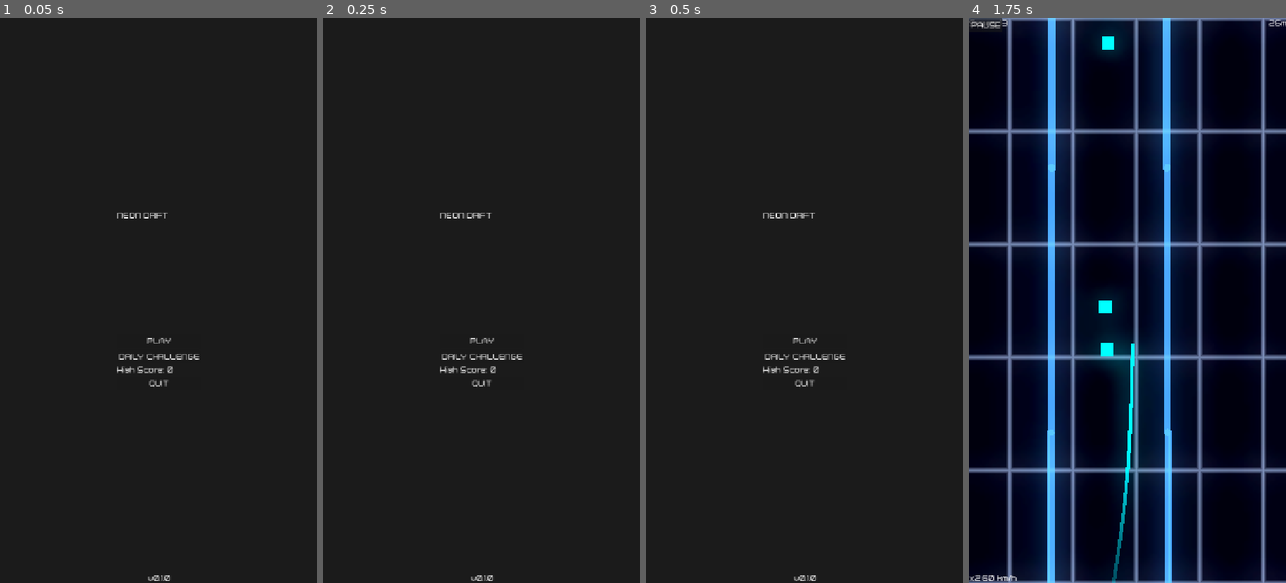
Above: before the commit, frames 1-4 (left to right).
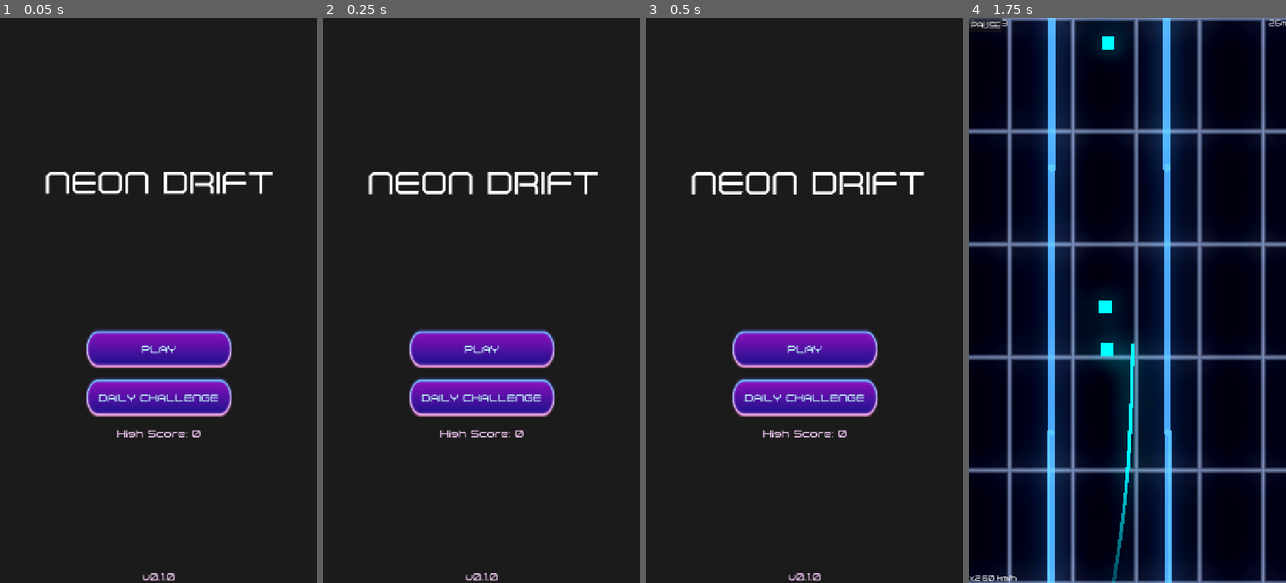
Above: after the commit, the same moments.

Repository: topher235/neon-drifter
Game: Godot game, scene res://scenes/main/main.tscn
Two runs of this game, one before a commit and one after it. Both use one fixed random seed, a clock stepped at 60 frames per second and the inputs below.
Inputs (mouse positions are in pixels of both pictures, inside the frame that each line leads up to):
- Up to frame 1 (0.05 s): no input
- Up to frame 2 (0.25 s): no input
- Up to frame 3 (0.5 s): no input
- Up to frame 4 (1.75 s): click "DAILY CHALLENGE" at 0.5 s; tap Enter at 1.25 s; move the mouse to (1197, 272) at 1.27 s; press the mouse at (1197, 272) at 1.28 s

The runs differ from the first frame. In frame 1, 7.9% of the frame differs, in the area x 14-87%, y 27-100%; in frame 2, 7.9%; in frame 3, 8.0%, in the area x 14-88%, y 27-100%; in frame 4, nothing differs.

Commit message:
Apply neon theme

Diff:
--- a/resources/themes/neon-wave.tres
+++ b/resources/themes/neon-wave.tres
@@ -1,7 +1,7 @@
-[gd_resource type="Theme" load_steps=84 format=3 uid="uid://u5qh1r677ec2"]
-
-[ext_resource type="FontFile" uid="uid://bh2gj03hg6v4r" path="polentical_neon/Polentical Neon Regular.ttf" id="1"]
-[ext_resource type="Texture2D" uid="uid://6wa5oaqt2vmq" path="neon-wave-theme.png" id="2"]
+[gd_resource type="Theme" load_steps=84 format=3 uid="uid://b3u4wxbvbpmyv"]
+
+[ext_resource type="FontFile" uid="uid://bykgjjv2kp2yq" path="res://assets/fonts/Polentical Neon Regular.ttf" id="1"]
+[ext_resource type="Texture2D" uid="uid://l5uv51bjopyt" path="res://resources/themes/neon-wave-theme.png" id="2"]
 
 [sub_resource type="StyleBoxTexture" id="8"]
 content_margin_top = 7.0
--- a/scenes/ui/main_menu.tscn
+++ b/scenes/ui/main_menu.tscn
@@ -1,6 +1,10 @@
-[gd_scene load_steps=2 format=3 uid="uid://coql3r5d7x8y5"]
+[gd_scene load_steps=4 format=3 uid="uid://coql3r5d7x8y5"]
 
+[ext_resource type="Theme" uid="uid://b3u4wxbvbpmyv" path="res://resources/themes/neon-wave.tres" id="1_fe2o3"]
 [ext_resource type="Script" uid="uid://btfjpmqe56wav" path="res://scenes/ui/main_menu.gd" id="1_sl1te"]
+
+[sub_resource type="LabelSettings" id="LabelSettings_fe2o3"]
+font_size = 72
 
 [node name="MainMenu" type="Control"]
 layout_mode = 3
@@ -9,6 +13,7 @@
 anchor_bottom = 1.0
 grow_horizontal = 2
 grow_vertical = 2
+theme = ExtResource("1_fe2o3")
 script = ExtResource("1_sl1te")
 
 [node name="ColorRect" type="ColorRect" parent="."]
@@ -33,33 +38,46 @@
 offset_bottom = 204.5
 grow_horizontal = 2
 grow_vertical = 2
+theme_override_constants/separation = 20
 
 [node name="TitleLabel" type="Label" parent="VBoxContainer"]
 unique_name_in_owner = true
 layout_mode = 2
 text = "NEON DRIFT"
+label_settings = SubResource("LabelSettings_fe2o3")
+horizontal_alignment = 1
 
 [node name="Spacer" type="Control" parent="VBoxContainer"]
 custom_minimum_size = Vector2(0, 250)
 layout_mode = 2
 
-[node name="PlayButton" type="Button" parent="VBoxContainer"]
+[node name="VBoxContainer" type="VBoxContainer" parent="VBoxContainer"]
+layout_mode = 2
+size_flags_horizontal = 4
+theme_override_constants/separation = 20
+
+[node name="PlayButton" type="Button" parent="VBoxContainer/VBoxContainer"]
 unique_name_in_owner = true
+custom_minimum_size = Vector2(0, 90)
 layout_mode = 2
 text = "PLAY"
 
-[node name="DailyChallengeButton" type="Button" parent="VBoxContainer"]
+[node name="DailyChallengeButton" type="Button" parent="VBoxContainer/VBoxContainer"]
 unique_name_in_owner = true
+custom_minimum_size = Vector2(0, 90)
 layout_mode = 2
+size_flags_horizontal = 4
 text = "DAILY CHALLENGE"
 
 [node name="HighScoreLabel" type="Label" parent="VBoxContainer"]
 unique_name_in_owner = true
 layout_mode = 2
 text = "High Score: 0"
+horizontal_alignment = 1
 
 [node name="QuitButton" type="Button" parent="VBoxContainer"]
 unique_name_in_owner = true
+visible = false
 layout_mode = 2
 text = "QUIT"
 
Binary file added: resources/themes/neon-wave-theme.png
Not shown, added: resources/themes/neon-wave-theme.png.import
